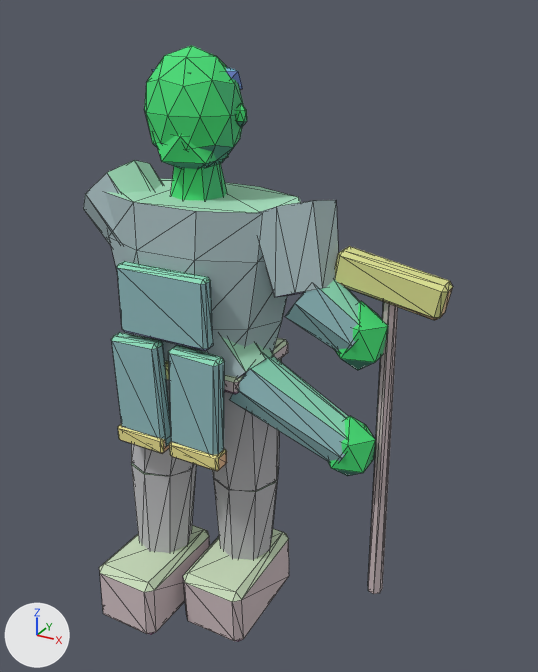
Before and after pictures for a commit that changed the glTF model assets/exports/npc/npc_laborer_work_v01.glb.
Both versions are drawn from a 50 mm camera at (1.35, -1.98, 2.13) aimed at (0.26, -0.01, 1.14). The axes (+X, +Y, +Z) are drawn at lower left. The lights are the same throughout. The picture after the commit comes second. Mesh edges are drawn as thin lines. Vertices at exactly the same position are counted once.

The scene before the commit, as lines of its bpy script (objects in view):
```python
me_geo_npc_laborer_work_v01 = bpy.data.meshes.new('GEO_npc_laborer_work_v01')
me_geo_npc_laborer_work_v01.from_pydata(...)  # 596 vertices, 1072 faces; spans x -0.43..0.85, y -0.38..0.2, z -0.01..2.03
me_geo_npc_laborer_work_v01.materials.append(mat_mat_npc_indexed)
ob_geo_npc_laborer_work_v01 = bpy.data.objects.new('GEO_npc_laborer_work_v01', me_geo_npc_laborer_work_v01)
ob_geo_npc_laborer_work_v01.location = (0.0, 0.0, 0.0)
```
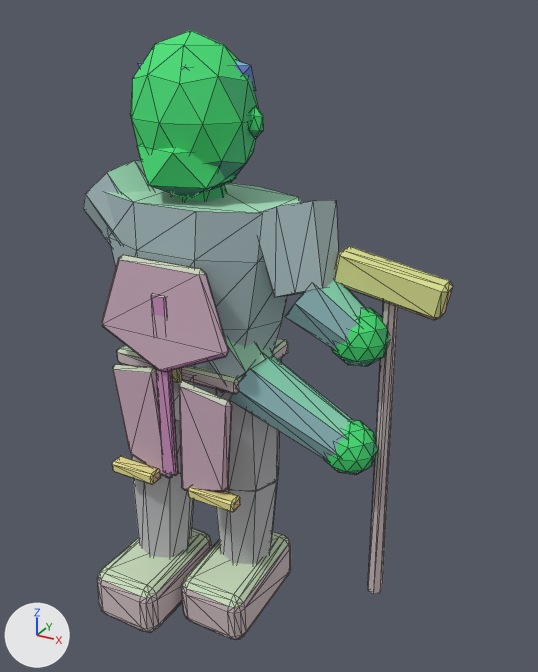
Pixel boxes (x1, y1, x2, y2) of what changed, in the pictures (538 x 672 px; the box of a moved part takes in the faces that stretch with it):
'GEO_npc_laborer_work_v01', reshaped: before (83, 45, 453, 641); after (83, 31, 453, 640)
part 1 of me_geo_npc_laborer_work_v01, added (green): after (324, 420, 377, 475)
part 2 of me_geo_npc_laborer_work_v01, added (green): after (332, 308, 390, 366)
part 3 of me_geo_npc_laborer_work_v01, moved or reshaped: before (118, 424, 170, 454); after (112, 456, 161, 484)
part 4 of me_geo_npc_laborer_work_v01, moved or reshaped: before (169, 441, 227, 471); after (188, 486, 240, 512)
part 5 of me_geo_npc_laborer_work_v01, added (green): after (130, 31, 259, 191)
part 6 of me_geo_npc_laborer_work_v01, added (green): after (137, 144, 236, 197)
part 7 of me_geo_npc_laborer_work_v01, added: after (249, 106, 264, 139)
part 8 of me_geo_npc_laborer_work_v01, added: after (138, 60, 256, 90)
part 9 of me_geo_npc_laborer_work_v01, rebuilt: before (99, 525, 210, 635); after (97, 528, 212, 633)
part 10 of me_geo_npc_laborer_work_v01, rebuilt (33% wider, 31% taller): before (117, 261, 213, 351); after (101, 254, 229, 372)
part 11 of me_geo_npc_laborer_work_v01, rebuilt: before (168, 345, 225, 455); after (179, 380, 232, 492)
part 12 of me_geo_npc_laborer_work_v01, rebuilt: before (183, 529, 289, 641); after (181, 531, 291, 640)
part 13 of me_geo_npc_laborer_work_v01, added: after (112, 364, 172, 479)
part 14 of me_geo_npc_laborer_work_v01, added (pink): after (151, 293, 178, 476)
part 15 of me_geo_npc_laborer_work_v01, deleted: before (144, 45, 388, 476)
part 16 of me_geo_npc_laborer_work_v01, deleted (cyan): before (111, 332, 171, 447)
part 17 of me_geo_npc_laborer_work_v01, moved or reshaped: before (171, 163, 227, 201); after (171, 185, 227, 200)

What the commit changed:
me_geo_npc_laborer_work_v01 is used by ob_geo_npc_laborer_work_v01; location (0.0, 0.0, 0.0).
me_geo_npc_laborer_work_v01 had 596 vertices, 1072 faces and spanned x -0.43..0.85, y -0.38..0.2, z -0.01..2.03.
me_geo_npc_laborer_work_v01 now has 842 vertices, 1556 faces and spans x -0.43..0.85, y -0.39..0.2, z 0.0..2.07.
me_geo_npc_laborer_work_v01 part 1: a new loose piece, an icosphere of 80 faces spanning x 0.48..0.66, y -0.12..0.06, z 0.73..0.91, in mat_mat_npc_indexed.
me_geo_npc_laborer_work_v01 part 2: a new loose piece, an icosphere of 80 faces spanning x 0.5..0.68, y -0.13..0.05, z 1.13..1.31, in mat_mat_npc_indexed.
me_geo_npc_laborer_work_v01 part 3: the loose piece of 24 vertices spanning x -0.21..-0.01, y -0.26..-0.2, z 0.74..0.79 is moved by (-0.06, 0.0, -0.16).
me_geo_npc_laborer_work_v01 part 4: the loose piece of 24 vertices spanning x 0.01..0.21, y -0.26..-0.2, z 0.74..0.79 is moved by (0.06, 0.0, -0.16).
me_geo_npc_laborer_work_v01 part 5: a new loose piece, an icosphere of 80 faces spanning x -0.2..0.2, y -0.19..0.17, z 1.58..2.07, in mat_mat_npc_indexed.
me_geo_npc_laborer_work_v01 part 6: a new loose piece, an icosphere of 20 faces spanning x -0.15..0.15, y -0.2..0.08, z 1.57..1.81, in mat_mat_npc_indexed.
me_geo_npc_laborer_work_v01 part 7: a new loose piece, an icosphere of 20 faces spanning x 0.186..0.24, y -0.025..0.017, z 1.769..1.866, in mat_mat_npc_indexed.
me_geo_npc_laborer_work_v01 part 8: a new loose piece, an icosphere of 20 faces spanning x -0.19..0.19, y -0.13..0.17, z 1.85..2.02, in mat_mat_npc_indexed.
me_geo_npc_laborer_work_v01 part 9: the loose piece of 24 vertices spanning x -0.27..-0.02, y -0.38..0.03, z -0.01..0.24 is rebuilt with 96 vertices and now spans x -0.28..-0.01, y -0.39..0.04, z 0.0..0.22.
me_geo_npc_laborer_work_v01 part 10: the loose piece of 24 vertices spanning x -0.17..0.17, y -0.24..-0.19, z 1.15..1.39 is rebuilt with 30 vertices and now spans x -0.25..0.25, y -0.26..-0.21, z 1.05..1.42.
me_geo_npc_laborer_work_v01 part 11: the loose piece of 24 vertices spanning x 0.01..0.21, y -0.25..-0.19, z 0.74..1.14 is rebuilt with 24 vertices and now spans x 0.03..0.25, y -0.25..-0.2, z 0.59..1.03.
me_geo_npc_laborer_work_v01 part 12: the loose piece of 24 vertices spanning x 0.02..0.27, y -0.25..0.16, z -0.01..0.24 is rebuilt with 96 vertices and now spans x 0.01..0.28, y -0.26..0.17, z 0.0..0.22.
me_geo_npc_laborer_work_v01 part 13: a new loose piece of 24 vertices spanning x -0.25..-0.03, y -0.22..-0.17, z 0.59..1.03, in mat_mat_npc_indexed.
me_geo_npc_laborer_work_v01 part 14: a new loose piece of 24 vertices spanning x -0.03..0.03, y -0.25..-0.23, z 0.65..1.32, in mat_mat_npc_indexed.
me_geo_npc_laborer_work_v01 part 15: 7 loose pieces with 114 vertices, spanning x -0.18..0.68, y -0.15..0.13, z 0.71..2.03, are deleted.
me_geo_npc_laborer_work_v01 part 16: 24 vertices removed from x -0.21..-0.01, y -0.25..-0.19, z 0.74..1.14.
me_geo_npc_laborer_work_v01 part 17: 8 vertices moved from x -0.07..0.07, y -0.07..0.07, z 1.7 to x -0.07..0.07, y -0.07..0.07, z 1.66.
Other edits to the shape of me_geo_npc_laborer_work_v01 do not show in these pictures.
